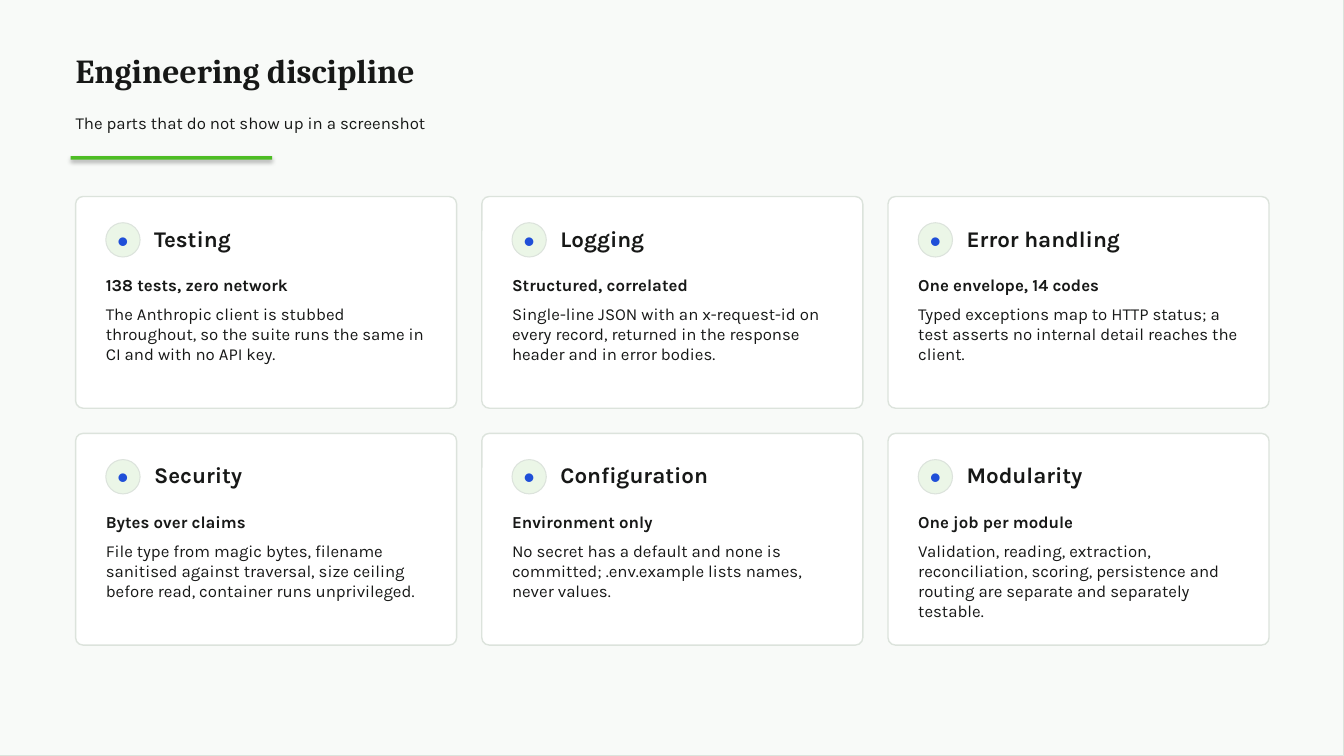
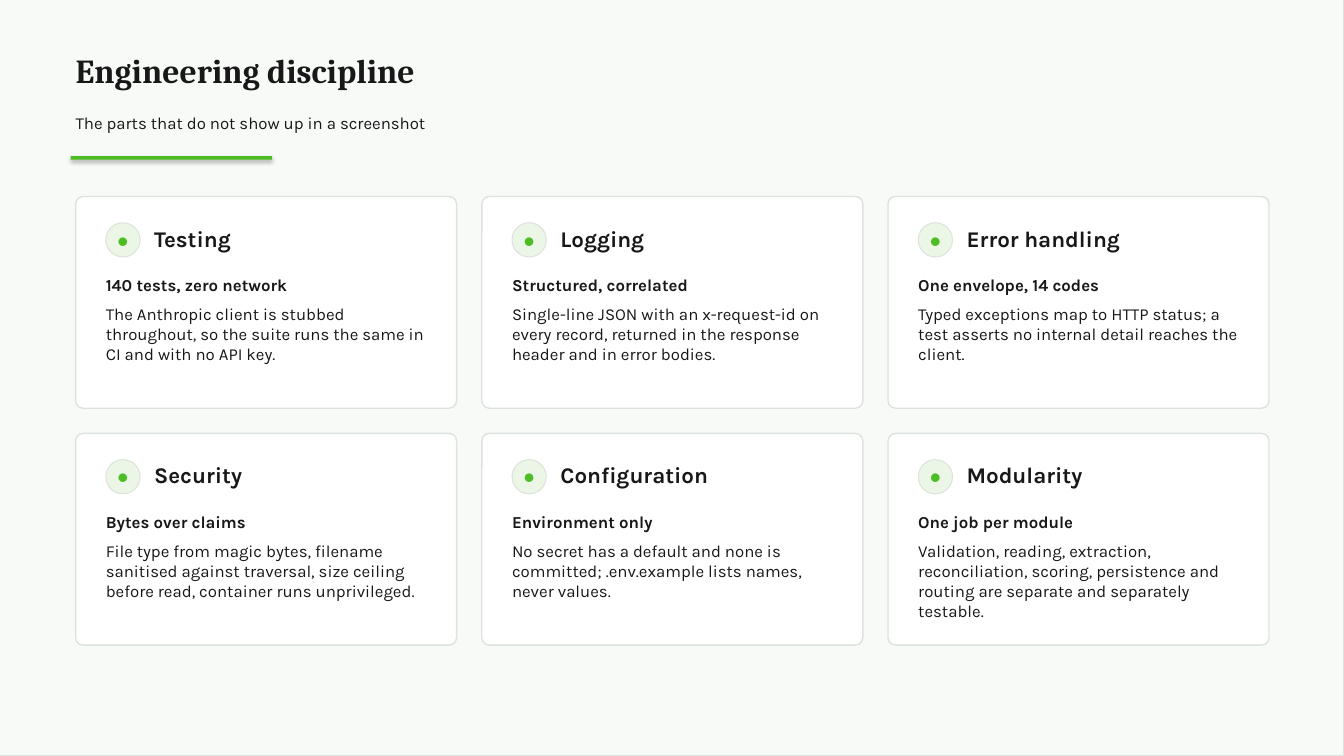
Before and after one commit to ZiyaSadik/document-intelligence-platform, a slide deck: slide 11 of docs/solution_presentation.pptx. Drawn at 1344x756 pixels with LibreOffice and Linux fonts; fonts in the diff are those of the drawing. Boxes give left, top, right and bottom in pixels: in the first picture for what was removed or moved away, otherwise in the second. Text is boxed around its words. In the diff, an @@ line names an element or a change of style, - is before the commit and + after.

```diff
--- a/docs/solution_presentation.pptx
+++ b/docs/solution_presentation.pptx
@@ text at [106,279,287,293]: text changed @@
-138 tests, zero network
+140 tests, zero network
@@ text colour #1F4FD8 to #4DBD24 in 6 elements at [106,223,140,257], [512,223,546,257], [919,223,953,257], [106,460,140,494], [512,460,546,494], [919,460,953,494] @@
```
Also in this commit, not shown: 3 other slides changed, 5 other files.
